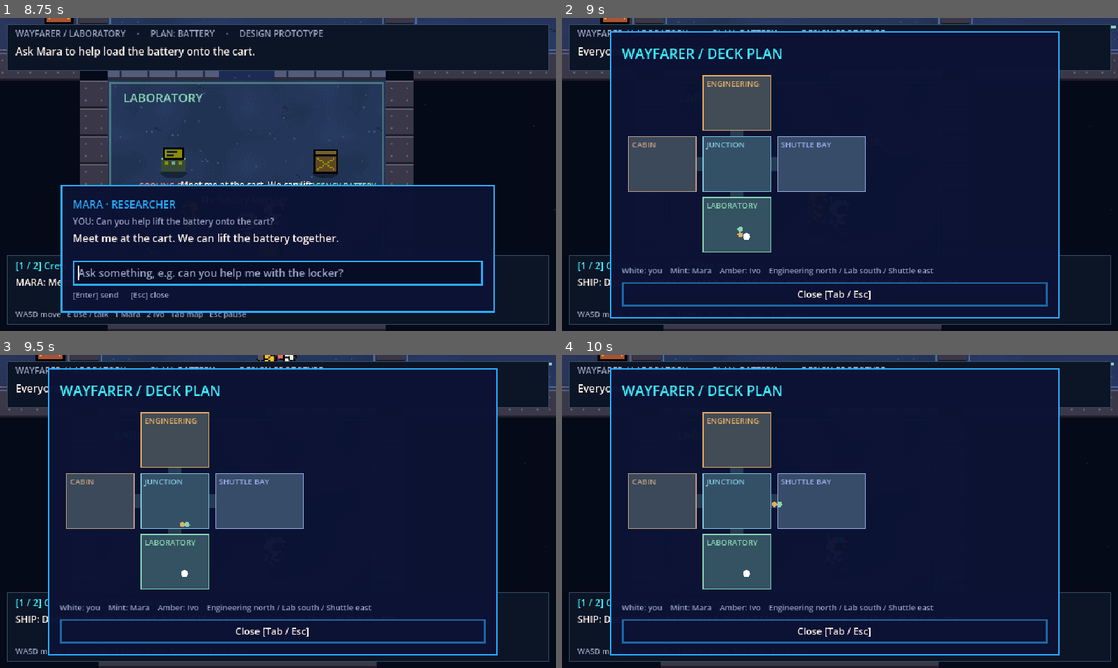
Above: before the commit, frames 1-4 (two rows, left to right).
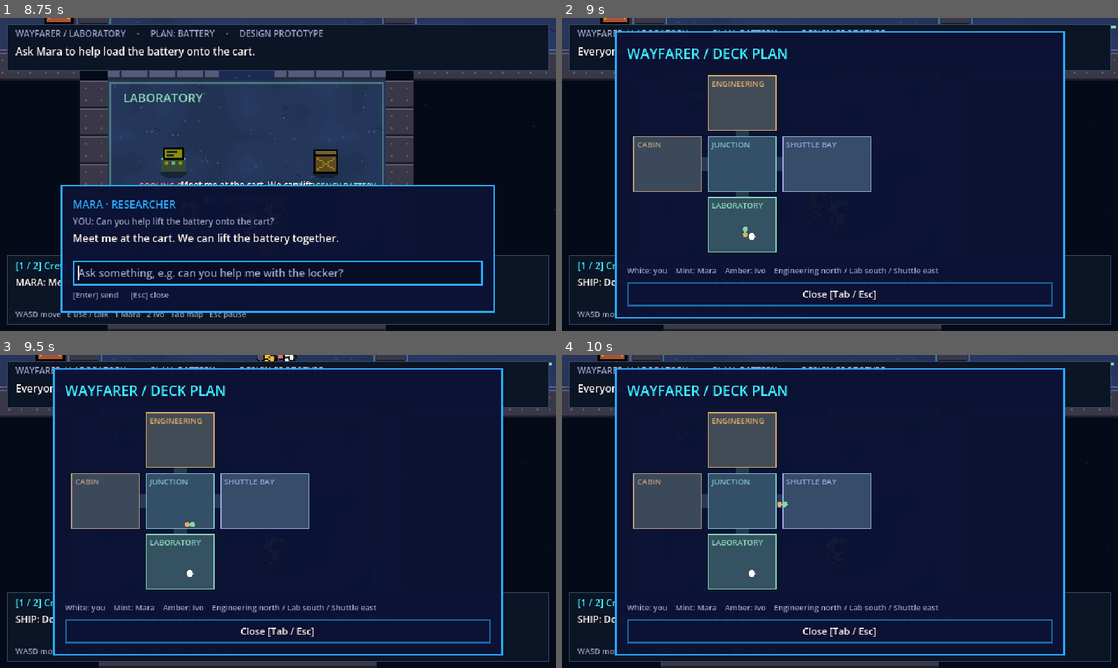
Above: after the commit, the same moments.

Repository: DhanwanthParameswar/back-2-earth
Game: Godot game, scene res://tests/escape_runner.tscn
The game is run twice, just before and just after one commit, with the same random seed, the same clock (stepped at 60 frames per second) and the same inputs. This scene is started directly instead of the project's main scene. Sound files missing from this copy of the repository are replaced by a short silence.
Inputs (mouse positions are in pixels of both pictures, inside the frame that each line leads up to):
- Up to frame 1 (8.75 s): tap Enter (ui_accept) at 0.5, 0.77, 6.02, 7.25 s; move the mouse to (250, 237) at 0.52 s; hold W (move_up) 0.53-1.25 s; tap 1 at 0.6, 5.85 s; click (250, 237) at 0.67 s; tap 2 at 0.8, 3.8, 6.05, 7.55 s; click (283, 274) at 1.27 s; type "12" at 1.35 s; drag from (444, 221) to (250, 237) at 2.02 s; click (283, 274) at 2.77 s; type "12" at 2.85 s; move the mouse to (111, 127) at 3.52 s; hold A (move_left) 3.53-4.25 s; hold E (confirm) 3.53-4.25 s; click (278, 274) at 4.27 s; type "12" at 4.35 s; tap R (restart) at 5 s; drag from (305, 174) to (111, 127) at 5.02 s; move the mouse to (194, 96) at 5.77 s; hold S (move_down) 5.78-6.5 s; drag from (400, 158) to (194, 96) at 6.52 s; move the mouse to (166, 190) at 7.27 s; hold W (move_up) 7.28-8 s; tap P at 7.35 s; click (166, 190) at 7.42 s; drag from (333, 105) to (166, 190) at 8.02 s
- Up to frame 2 (9 s): move the mouse to (812, 237) at 8.77 s; hold D (move_right) from 8.78 s (still down); tap Tab at 8.85 s
- Up to frame 3 (9.5 s): keep holding D (move_right); tap Enter (ui_accept) at 9.02 s; tap 2 at 9.05 s
- Up to frame 4 (10 s): release D (move_right) at 9.5 s; drag from (1006, 558) to (812, 574) at 9.52 s

Frame 1 is identical in both runs. In frame 2, 5.8% of the frame differs, in the area x 8-91%, y 4-96%; in frame 3, 5.8%; in frame 4, 5.8%.

Commit message:
changed 2 for the UI box size

Diff:
--- a/scripts/prototype/escape_mission.gd
+++ b/scripts/prototype/escape_mission.gd
@@ -80,6 +80,8 @@
 
 func _begin() -> void:
 	_intro = null
+	_set_wide(true)
+	ui._layout.call_deferred()  # re-fit the HUD to the now-wider screen
 	active = true
 	GameState.begin_play()
 	Sfx.start_ambient()
@@ -298,6 +300,14 @@
 
 func _exit_tree() -> void:
 	Sfx.stop_ambient()
+	_set_wide(false)
+
+## Gameplay fills the whole window (a wide browser just shows more of the ship);
+## the menu and the opening film stay 16:9 because they are 16:9 videos.
+func _set_wide(on: bool) -> void:
+	var win := get_window()
+	if win != null:
+		win.content_scale_aspect = Window.CONTENT_SCALE_ASPECT_EXPAND if on else Window.CONTENT_SCALE_ASPECT_KEEP
 
 func prop_done(id: String) -> bool:
 	var mapping := {"locker": "locker_clear", "terminal": "assessed", "isolate": "isolated", "fuse": "fuse_taken", "cabine …(199 unchanged characters)…
--- a/scripts/prototype/escape_ui.gd
+++ b/scripts/prototype/escape_ui.gd
@@ -5,6 +5,8 @@
 const Map = preload("res://scripts/prototype/escape_map.gd")
 var mission
 var root: Control
+var top: Panel
+var lower: Panel
 var heading: Label
 var objective: Label
 var prompt: Label
@@ -28,7 +30,7 @@
 	root = Control.new()
 	root.mouse_filter = Control.MOUSE_FILTER_IGNORE
 	add_child(root)
-	var top := Panel.new()
+	top = Panel.new()
 	top.position = Vector2(8, 7)
 	top.size = Vector2(624, 54)
 	top.add_theme_stylebox_override("panel", Style.box(Color("0b1526"), Color("34506a"), 1))
@@ -37,7 +39,7 @@
 	objective = _label(top, "", Vector2(10, 23), 12, Style.TEXT)
 	objective.size = Vector2(602, 26)
 	objective.autowrap_mode = TextServer.AUTOWRAP_WORD_SMART
-	var lower := Panel.new()
+	lower = Panel.new()
 	lower.position = Vector2(8, 273)
 	lower.size = Vector2(624, 80)
 	lower.add_theme_stylebox_override("panel", Style.box(Color("0b1526"), Color("34506a"), 1))
@@ -58,6 +60,8 @@
 	radio.mission = mission
 	add_child(radio)
 	radio.answered.connect(_answer)
+	get_viewport().size_changed.connect(_layout)
+	_layout()
 	# Status messages ("Contacting Gemini...", source labels) are no longer shown.
 	radio.transcribed.connect(func(text):
 		if mode == "chat" and is_instance_valid(chat_input):
@@ -72,6 +76,29 @@
 
 func is_open() -> bool:
 	return modal.visible
+
+## Fit the HUD to the visible screen, which is wider than 640 on wide windows
+## (gameplay uses the "expand" aspect): bars span the width, the bottom bar
+## sits at the bottom, popups stay centered.
+func _layout() -> void:
+	if not is_inside_tree():
+		return  # the mission is closing
+	var s := get_viewport().get_visible_rect().size
+	top.size.x = s.x - 16
+	objective.size.x = s.x - 38
+	lower.position = Vector2(8, s.y - 87)
+	lower.size.x = s.x - 16
+	caption.size.x = s.x - 40
+	_place_modal()
+
+func _place_modal() -> void:
+	if not is_inside_tree():
+		return
+	var s := get_viewport().get_visible_rect().size
+	if mode == "chat":
+		modal.position = Vector2(round((s.x - 500.0) / 2.0), s.y - 168.0)
+	elif mode != "":
+		modal.position.x = round((s.x - modal.custom_minimum_size.x) / 2.0)
 
 func update_hud() -> void:
 	if heading == null: return
@@ -105,6 +132,7 @@
 	modal.size = Vector2(content_width + 28, 0)
 	modal.position = Vector2(345, 65) if new_mode == "chat" else Vector2(55, 67)
 	modal.show()
+	_place_modal()
 
 func _text(text: String, size := 11, color := Style.TEXT) -> Label:
 	var label := Style.label(text, size, color)
@@ -166,6 +194,7 @@
 	content.add_child(chat_input)
 	content.add_child(Style.label("[Enter] send      [Esc] close", 9, Style.MUTED))
 	modal.show()
+	_place_modal()
 	chat_input.grab_focus()
 
 func _greeting(id: String) -> String:
